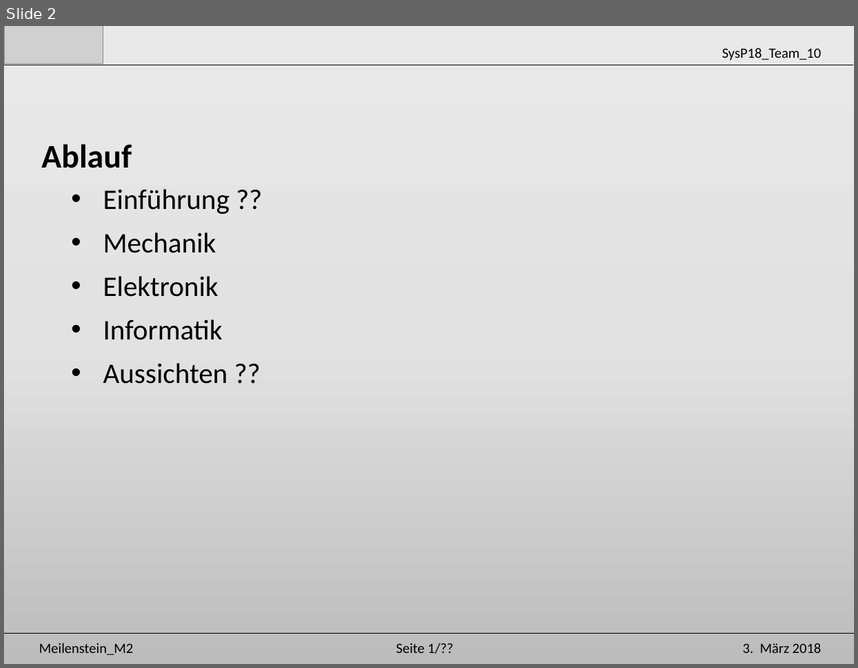
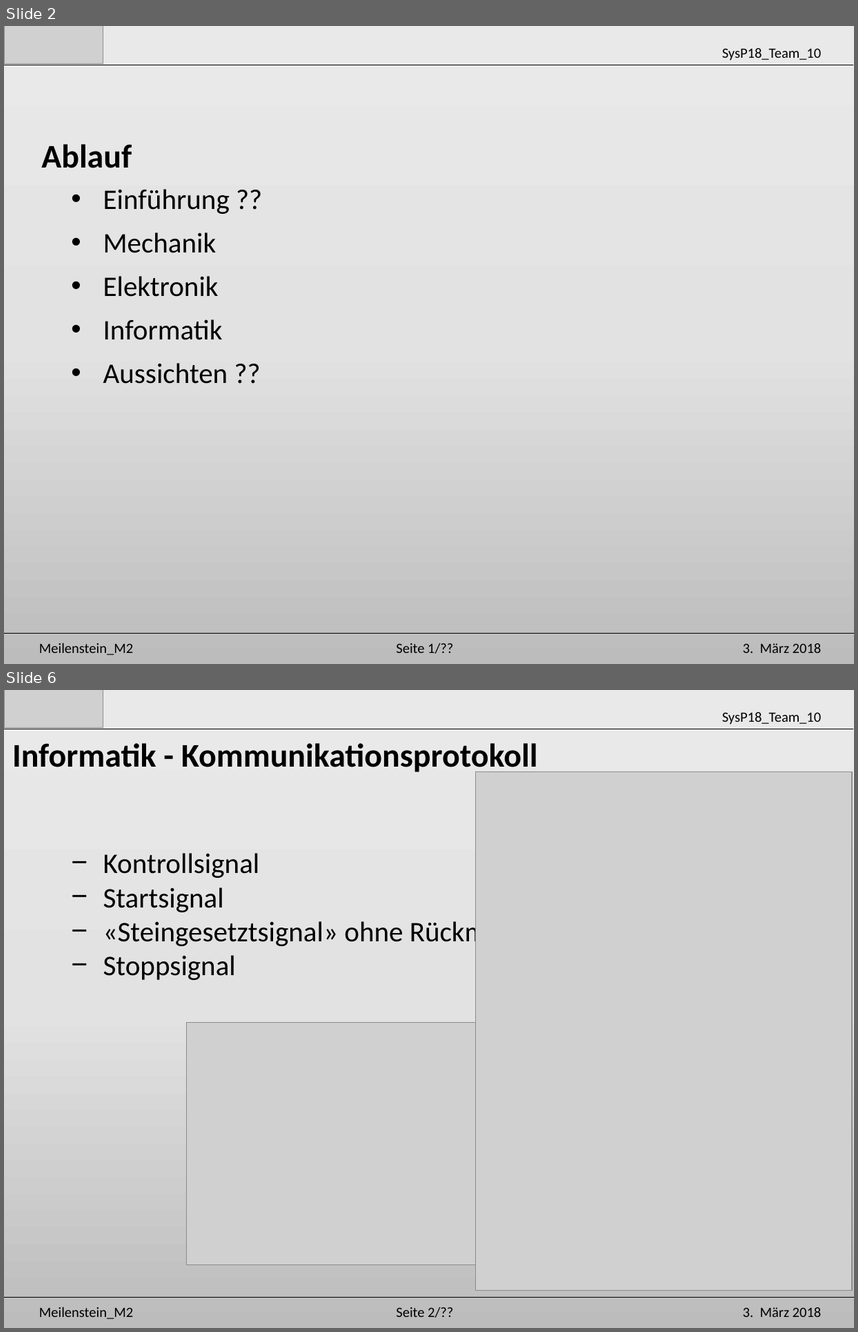
Before and after one commit to Unaqwyn/SysP18_1cv, a slide deck: 01_Organisation/02_Meilensteine/m2/M2_Info.pptx. Shown one above the other, each under a label of ours: slide 2 before the commit, slides 2 and 6 after it; the slides between them are not shown. The pictures are 858x668 and 858x1332 pixels, drawn with LibreOffice and Linux fonts; fonts in the diff are those of the drawing; grey boxes stand for pictures. Boxes give left, top, right and bottom in pixels: in the first picture for what was removed or moved away, otherwise in the second. Text is boxed around its words. In the diff, an @@ line names an element or a change of style, - is before the commit and + after.

```diff
--- a/01_Organisation/02_Meilensteine/m2/M2_Info.pptx
+++ b/01_Organisation/02_Meilensteine/m2/M2_Info.pptx
@@ slide 6 added at (4, 690, 854, 1328), background gradient #EBEAEA to #E4E3E3 to #BDBCBC @@
@@ picture added at (4, 690, 103, 727) @@
@@ line added from (4, 729) to (853, 729), #000000 0.5 pt @@
@@ text added at (722, 712, 821, 724), 12 pt, text #000000 @@
+SysP18_Team_10
@@ text added at (12, 743, 538, 775), 28 pt, text #000000, bold @@
+Informatik - Kommunikationsprotokoll
@@ picture added at (476, 771, 853, 1290) @@
@@ text added at (103, 853, 566, 980), 24 pt, text #000000 @@
+− Kontrollsignal
+− Startsignal
+− «Steingesetztsignal» ohne Rückmeldung
+− Stoppsignal
@@ picture added at (187, 1023, 829, 1265) @@
@@ line added from (4, 1297) to (854, 1297), #000000 0.5 pt @@
@@ text added at (39, 1306, 133, 1319), 12 pt, text #000000 @@
+Meilenstein_M2
@@ text added at (396, 1307, 453, 1317), 12 pt, text #000000 @@
+Seite 2/??
@@ text added at (743, 1307, 822, 1317), 12 pt, text #000000 @@
+3. März 2018
```
Also in this commit, not shown: 2 slides changed, 1 other slide added, 14 other files.
